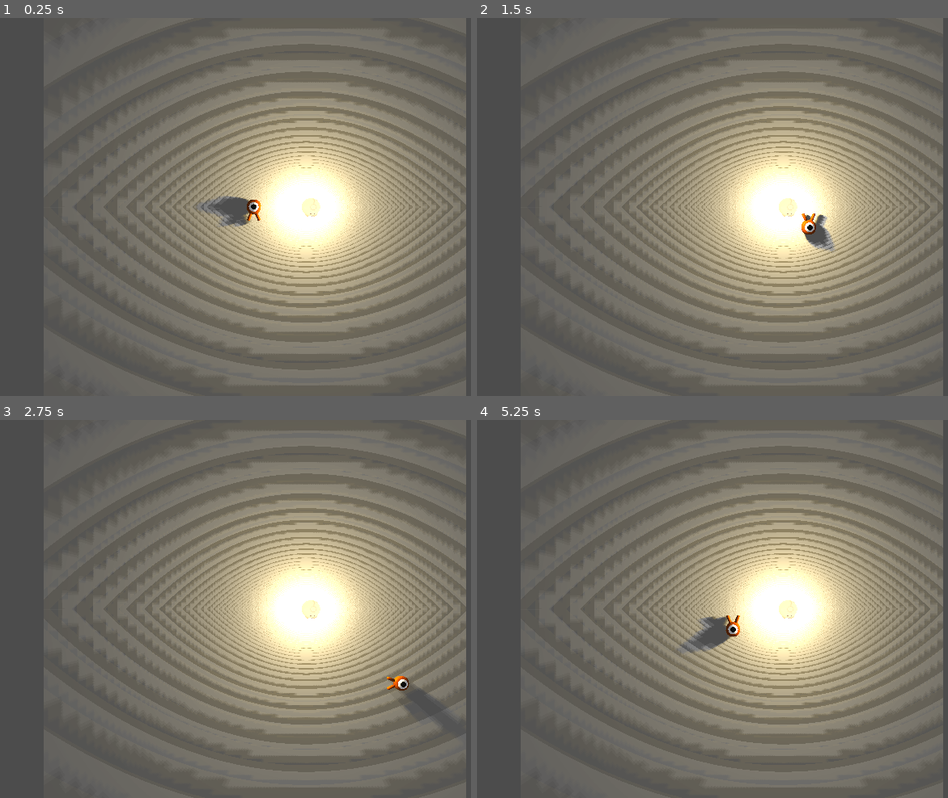
Above: before the commit, frames 1-4 (two rows, left to right).
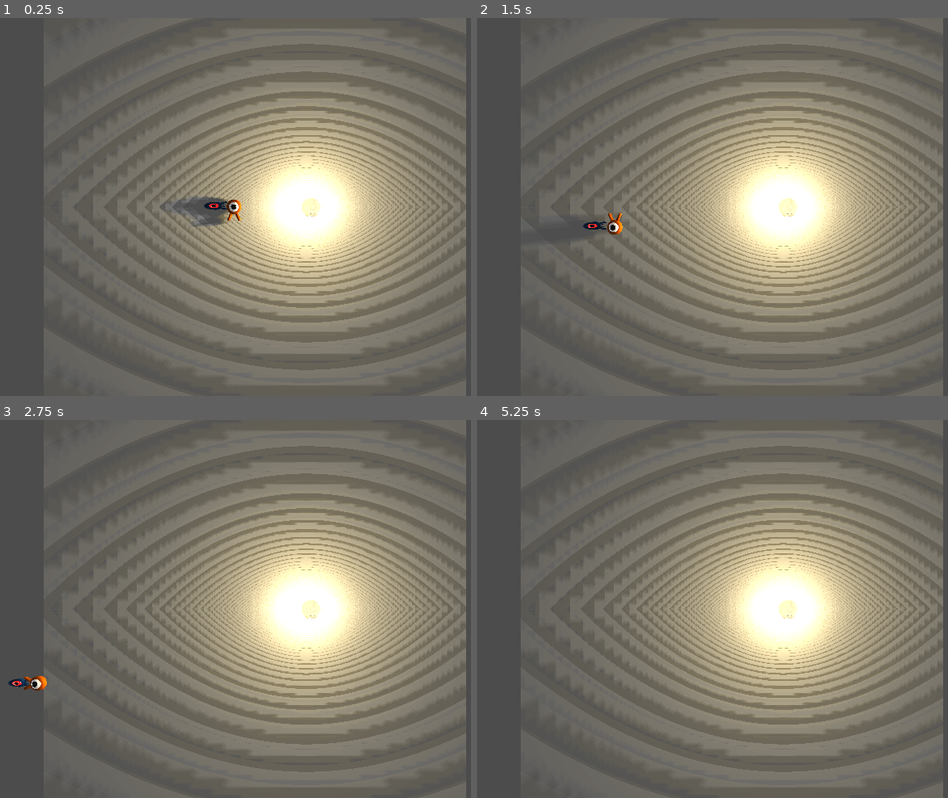
Above: after the commit, the same moments.

Repository: avalon-games/Schatten
Game: Godot game, scene res://Main.tscn
The game is run twice, just before and just after one commit, with the same random seed, the same clock (stepped at 60 frames per second) and the same inputs.
Inputs:
- Up to frame 1 (0.25 s): no input
- Up to frame 2 (1.5 s): hold D (move_right) 0.53-1.28 s; hold S (move_down) from 1.28 s (still down)
- Up to frame 3 (2.75 s): release S (move_down) at 2.03 s; hold D (move_right) from 2.03 s (still down)
- Up to frame 4 (5.25 s): release D (move_right) at 2.78 s; hold W (move_up) 2.78-3.53 s; hold A (move_left) 3.53-5.03 s; hold S (move_down) from 5.03 s (still down)

The runs differ from the first frame. In frame 1, 1.1% of the frame differs, in the area x 35-56%, y 47-56%; in frame 2, 0.9%; in frame 3, 0.8%; in frame 4, 0.7%.

Commit message:
Tried to make a sword

Diff:
--- a/Main.tscn
+++ b/Main.tscn
@@ -30,7 +30,6 @@
 [node name="Player" parent="." instance=ExtResource( 1 )]
 
 [node name="CameraPivot" type="Position3D" parent="."]
-transform = Transform( 1, 0, 0, 0, 1, 0, 0, 0, 1, 0, 0, 0 )
 
 [node name="Camera" type="Camera" parent="CameraPivot"]
 transform = Transform( 1, 0, 0, 0, -4.37114e-08, 1, 0, -1, -4.37114e-08, 0, 36.6966, 0 )
--- a/Player.tscn
+++ b/Player.tscn
@@ -1,11 +1,15 @@
-[gd_scene load_steps=5 format=2]
+[gd_scene load_steps=7 format=2]
 
 [ext_resource path="res://art/player.glb" type="PackedScene" id=1]
 [ext_resource path="res://Player.gd" type="Script" id=2]
 [ext_resource path="res://art/Bear/Bear.tscn" type="PackedScene" id=3]
+[ext_resource path="res://art/mob.glb" type="PackedScene" id=4]
 
 [sub_resource type="SphereShape" id=1]
 radius = 0.844854
+
+[sub_resource type="BoxShape" id=2]
+extents = Vector3( 1.5, 0.25, 0.5 )
 
 [node name="Player" type="KinematicBody"]
 script = ExtResource( 2 )
@@ -20,3 +24,15 @@
 [node name="CollisionShape" type="CollisionShape" parent="."]
 transform = Transform( 1, 0, 0, 0, 1, 0, 0, 0, 1, 0, 0.168831, 0 )
 shape = SubResource( 1 )
+
+[node name="KinematicBody" type="KinematicBody" parent="."]
+
+[node name="Sword Pivot" type="Spatial" parent="KinematicBody"]
+transform = Transform( -0.999603, 0, 0.0281832, 0, 1, 0, -0.0281832, 0, -0.999603, -2.48391, -0.0992398, -0.141492 )
+
+[node name="mob" parent="KinematicBody/Sword Pivot" instance=ExtResource( 4 )]
+transform = Transform( 0.0202839, 0, -0.999177, 0, 0.5, 0, 0.499588, 0, 0.0405678, 0.552559, 0, 0 )
+
+[node name="CollisionShape" type="CollisionShape" parent="KinematicBody"]
+transform = Transform( 1, 0, 0, 0, 1, 0, 0, 0, 1, 2.16323, 0, 0 )
+shape = SubResource( 2 )
